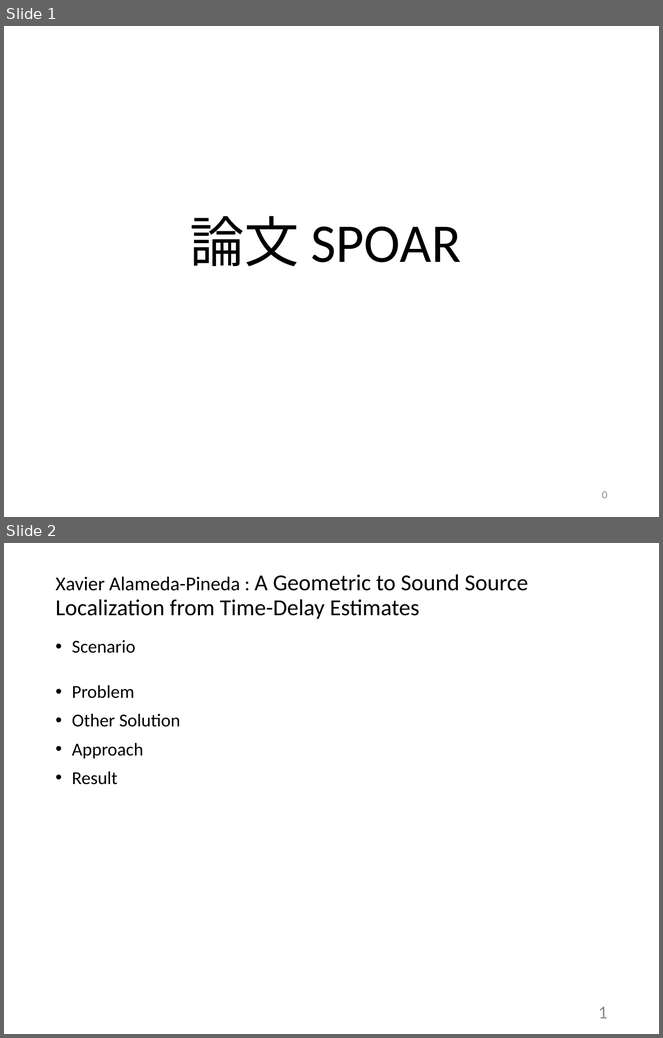
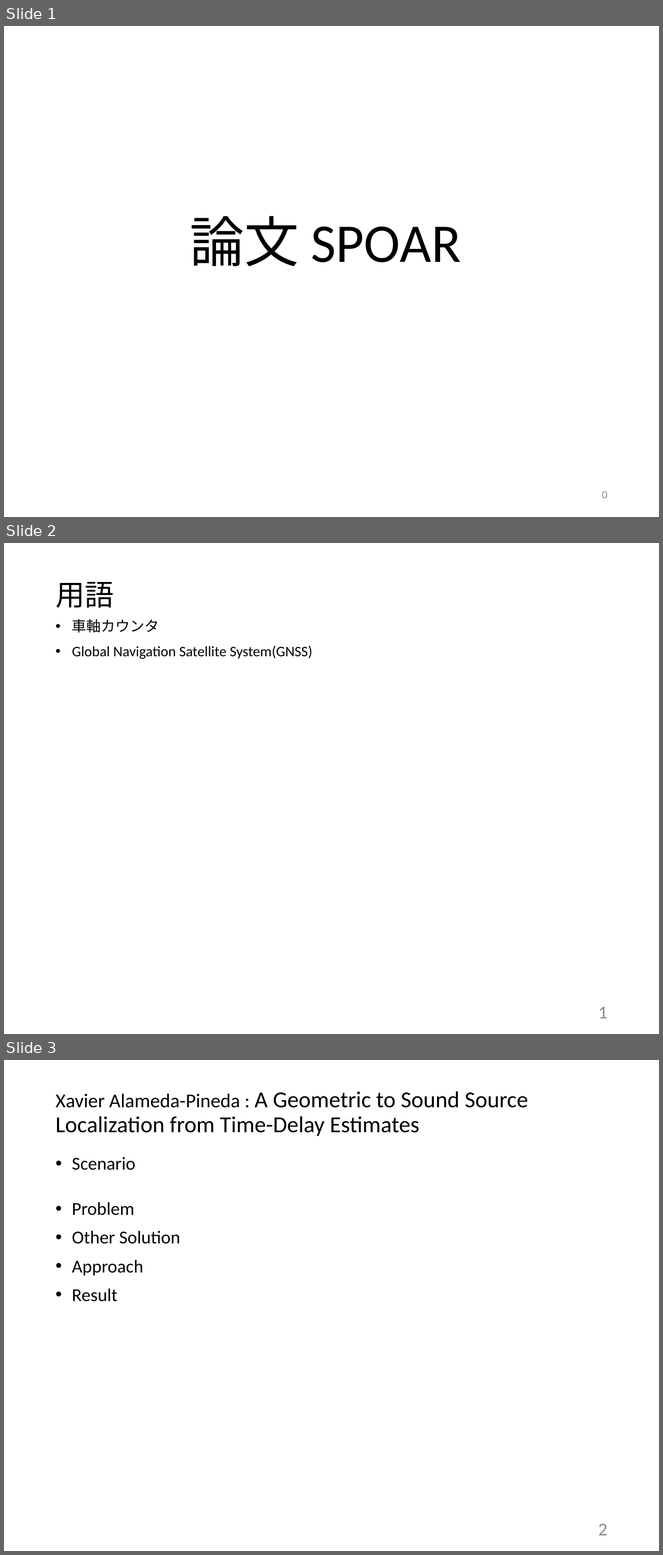
Before and after one commit to k0ji-sato/project, a slide deck: Research/paper/論文SPOAR.pptx. Shown one above the other, each under a label of ours: slides 1 and 2 before the commit, slides 1, 2 and 3 after it. The pictures are 663x1038 and 663x1555 pixels, drawn with LibreOffice and Linux fonts; fonts in the diff are those of the drawing. Boxes give left, top, right and bottom in pixels: in the first picture for what was removed or moved away, otherwise in the second. Text is boxed around its words. In the diff, an @@ line names an element or a change of style, - is before the commit and + after.

```diff
--- a/Research/paper/論文SPOAR.pptx
+++ b/Research/paper/論文SPOAR.pptx
@@ slide 2 added at bbox=[4, 543, 659, 1034], background #FFFFFF @@
@@ title added at bbox=[55, 582, 114, 608], 32 pt, text #000000 @@
+用語
@@ text added at bbox=[72, 619, 312, 659], 16 pt, text #000000 @@
+• 車軸カウンタ
+• Global Navigation Satellite System(GNSS)
@@ page number added at bbox=[598, 1007, 608, 1019], 20 pt, text #8C8C8C @@
+1
@@ what was slide 2 is now slide 3 @@
@@ page number at bbox=[598, 1524, 608, 1536]: text changed @@
-1
+2
```
Also in this commit, not shown: 1 slide changed, 2 other files.
